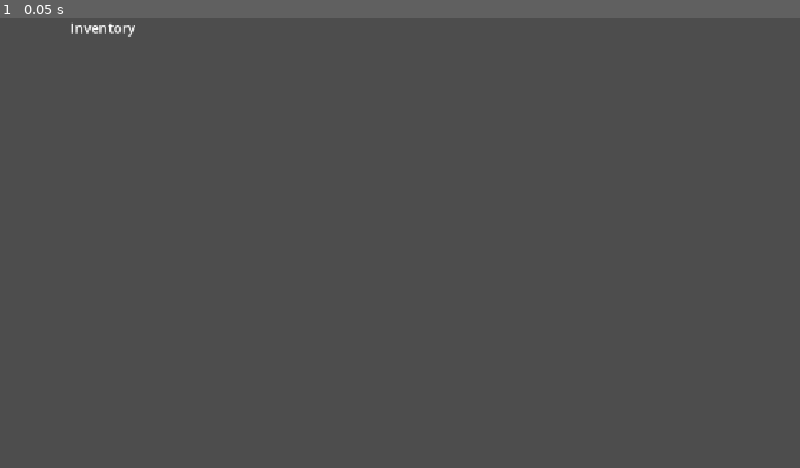
Above: before the commit, frame 1.
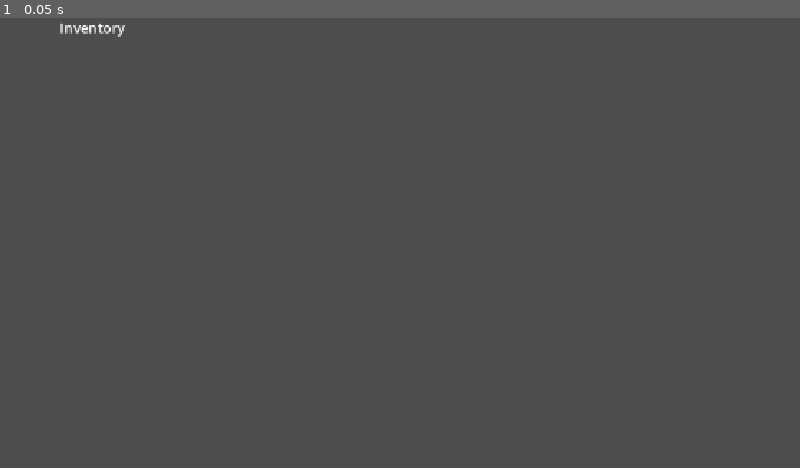
Above: after the commit, the same moment.

Repository: cursed144/Solar-Siege
Game: Godot game, scene res://Planet-Section/Scenes/UI/inv_section.tscn
Two runs of this game, one before a commit and one after it. Both use one fixed random seed, a clock stepped at 60 frames per second and the inputs below. This scene is started directly instead of the project's main scene.
Inputs:
- Up to frame 1 (0.05 s): no input

The runs differ from the first frame. In frame 1, 0.1% of the frame differs, in the area x 7-17%, y 0-5%.

Commit message:
Add building action buttons and update UI layouts
Added new textures and TextureButtons for destroy and upgrade actions in the building info card. Updated building and inventory UI layouts for better alignment and sizing.

Diff:
--- a/Game/Planet-Section/Scenes/Buildings/building_template.tscn
+++ b/Game/Planet-Section/Scenes/Buildings/building_template.tscn
@@ -10,7 +10,6 @@
 [ext_resource type="Resource" uid="uid://bcj06x3c74qcp" path="res://Planet-Section/Resources/Items/rock.tres" id="7_qq05u"]
 [ext_resource type="Resource" uid="uid://djo5qn5rmn3v" path="res://Planet-Section/Resources/Items/iron_ore.tres" id="8_anwbx"]
 [ext_resource type="Resource" uid="uid://duhr7an6o8yau" path="res://Planet-Section/Resources/Items/coal.tres" id="9_7rx4l"]
-[ext_resource type="Texture2D" uid="uid://b4xms376chh8l" path="res://Planet-Section/Testing/test_build.png" id="11_1oi6v"]
 
 [sub_resource type="Resource" id="Resource_fh74u"]
 script = ExtResource("3_q1x0c")
@@ -77,7 +76,7 @@
 recipes = Array[ExtResource("2_mfbgh")]([SubResource("Resource_ypono"), SubResource("Resource_v6oas")])
 
 [node name="Sprite2D" type="Sprite2D" parent="."]
-texture = ExtResource("11_1oi6v")
+texture = ExtResource("1_k3hnj")
 centered = false
 
 [node name="CollisionShape2D" type="CollisionShape2D" parent="."]
--- a/Game/Planet-Section/Scenes/UI/inv_section.tscn
+++ b/Game/Planet-Section/Scenes/UI/inv_section.tscn
@@ -3,7 +3,7 @@
 [node name="Inv" type="VBoxContainer"]
 
 [node name="SectionName" type="Label" parent="."]
-custom_minimum_size = Vector2(297, 0)
+custom_minimum_size = Vector2(266, 0)
 layout_mode = 2
 theme_override_font_sizes/font_size = 20
 text = "Inventory"
@@ -12,6 +12,6 @@
 
 [node name="GridContainer" type="GridContainer" parent="."]
 layout_mode = 2
-theme_override_constants/h_separation = 77
-theme_override_constants/v_separation = 77
+theme_override_constants/h_separation = 67
+theme_override_constants/v_separation = 67
 columns = 4
--- a/Game/Planet-Section/Scenes/UI/worker_row.tscn
+++ b/Game/Planet-Section/Scenes/UI/worker_row.tscn
@@ -20,9 +20,9 @@
 
 [node name="Progress" type="TextureProgressBar" parent="."]
 layout_mode = 0
-offset_left = 95.92
+offset_left = 80.92
 offset_top = 8.999999
-offset_right = 223.92
+offset_right = 208.92
 offset_bottom = 73.0
 scale = Vector2(0.86, 0.86)
 step = 0.01
@@ -31,9 +31,9 @@
 
 [node name="HBoxContainer" type="HBoxContainer" parent="."]
 layout_mode = 0
-offset_left = 21.999996
-offset_top = 9.999999
-offset_right = 375.0
+offset_left = 7.0000005
+offset_top = 9.999997
+offset_right = 616.0
 offset_bottom = 138.0
 scale = Vector2(0.42, 0.42)
 theme_override_constants/separation = 353
--- a/Game/Planet-Section/Scenes/planet_template.tscn
+++ b/Game/Planet-Section/Scenes/planet_template.tscn
@@ -20,6 +20,8 @@
 [ext_resource type="Script" uid="uid://bpboa5iqaqcqi" path="res://Planet-Section/Scripts/UI/delete_item_conf.gd" id="15_cj2bw"]
 [ext_resource type="Script" uid="uid://c4eynbg3bu4tt" path="res://Planet-Section/Scripts/UI/recipe_menu.gd" id="15_m577t"]
 [ext_resource type="Texture2D" uid="uid://ddu320nf5jagq" path="res://Planet-Section/Textures/temp_log.png" id="16_vmkg5"]
+[ext_resource type="Texture2D" uid="uid://qcty4usppxxq" path="res://Planet-Section/Textures/Buttons/destroy_button.png" id="18_6pg5r"]
+[ext_resource type="Texture2D" uid="uid://dd64b2r5rmv61" path="res://Planet-Section/Textures/Buttons/upgrade_button.png" id="19_gimfs"]
 
 [sub_resource type="TileSetScenesCollectionSource" id="TileSetScenesCollectionSource_x85yj"]
 resource_name = "Buildings"
@@ -333,7 +335,8 @@
 
 [node name="Content" type="ScrollContainer" parent="UI/BuildingInfo"]
 layout_mode = 0
-offset_right = 297.0
+offset_left = 15.0
+offset_right = 312.0
 offset_bottom = 648.0
 horizontal_scroll_mode = 0
 vertical_scroll_mode = 3
@@ -343,7 +346,7 @@
 theme_override_constants/separation = 15
 
 [node name="BuildingName" type="Label" parent="UI/BuildingInfo/Content/Card"]
-custom_minimum_size = Vector2(297, 0)
+custom_minimum_size = Vector2(266, 0)
 layout_mode = 2
 theme_override_font_sizes/font_size = 20
 text = "Building name here"
@@ -364,7 +367,7 @@
 offset_right = 2013.0
 offset_bottom = 110.0
 scale = Vector2(0.14, 0.14)
-theme_override_constants/separation = 458
+theme_override_constants/separation = 383
 
 [node name="Max" type="Label" parent="UI/BuildingInfo/Content/Card/WorkerSection/WorkerInfo/HBoxContainer"]
 layout_mode = 2
@@ -420,6 +423,27 @@
 
 [node name="Inventories" type="VBoxContainer" parent="UI/BuildingInfo/Content/Card"]
 layout_mode = 2
+
+[node name="HBoxContainer" type="HBoxContainer" parent="UI/BuildingInfo/Content/Card"]
+layout_mode = 2
+size_flags_horizontal = 4
+theme_override_constants/separation = 29
+
+[node name="Destroy" type="TextureButton" parent="UI/BuildingInfo/Content/Card/HBoxContainer"]
+texture_filter = 1
+custom_minimum_size = Vector2(120, 120)
+layout_mode = 2
+mouse_default_cursor_shape = 2
+texture_normal = ExtResource("18_6pg5r")
+stretch_mode = 0
+
+[node name="Upgrade" type="TextureButton" parent="UI/BuildingInfo/Content/Card/HBoxContainer"]
+texture_filter = 1
+custom_minimum_size = Vector2(120, 120)
+layout_mode = 2
+mouse_default_cursor_shape = 2
+texture_normal = ExtResource("19_gimfs")
+stretch_mode = 0
 
 [node name="RecipeMenu" type="Control" parent="UI"]
 process_mode = 3
Not shown: 1 places in Game/Planet-Section/Scenes/Buildings/building_template.tscn that only renumber resources
Not shown: 1 places in Game/Planet-Section/Scenes/planet_template.tscn that only renumber resources
Binary file added: Game/Planet-Section/Textures/Buttons/cencel_button.png
Not shown, added: Game/Planet-Section/Textures/Buttons/cencel_button.png.import
Binary file added: Game/Planet-Section/Textures/Buttons/confirm_button.png
Not shown, added: Game/Planet-Section/Textures/Buttons/confirm_button.png.import
Binary file added: Game/Planet-Section/Textures/Buttons/destroy_button.png
Not shown, added: Game/Planet-Section/Textures/Buttons/destroy_button.png.import
Binary file added: Game/Planet-Section/Textures/Buttons/upgrade_button.png
Not shown, added: Game/Planet-Section/Textures/Buttons/upgrade_button.png.import
